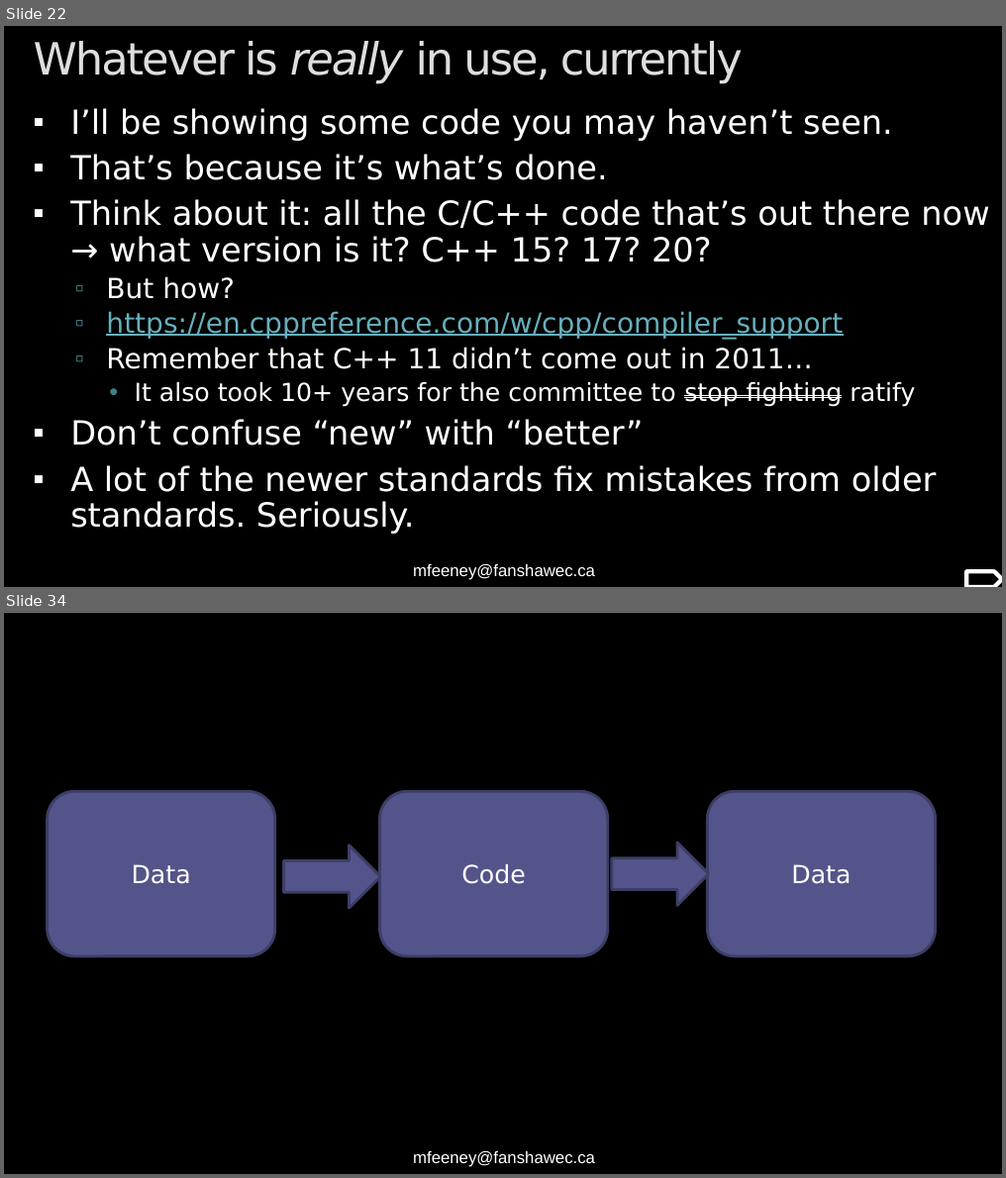
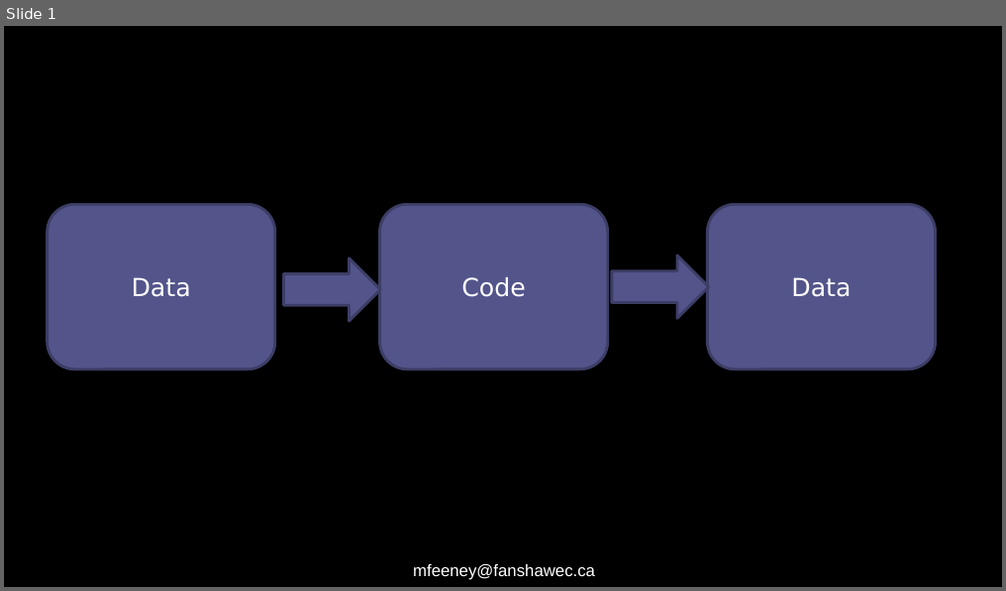
Before and after one commit to FeeneyCodes/INFO3111S24, a slide deck: Lectures/Day_02 (Thursday, May 9th, 2024)/Day_02_On_screen_Notes.pptx. Shown one above the other, each under a label of ours: slides 22 and 34 before the commit, slide 1 after it; the slides between them are not shown. The pictures are 1006x1178 and 1006x591 pixels, drawn with LibreOffice and Linux fonts; fonts in the diff are those of the drawing. Boxes give left, top, right and bottom in pixels: in the first picture for what was removed or moved away, otherwise in the second. Text is boxed around its words. In the diff, an @@ line names an element or a change of style, - is before the commit and + after.

```diff
--- a/Lectures/Day_02 (Thursday, May 9th, 2024)/Day_02_On_screen_Notes.pptx
+++ b/Lectures/Day_02 (Thursday, May 9th, 2024)/Day_02_On_screen_Notes.pptx
@@ slide 22 removed at [4, 26, 1002, 587], background #000000; not listed: 1 template element that a slide beside it also shows @@
@@ title removed at [34, 41, 743, 84] @@
-Whatever is really in use, currently
@@ text removed at [70, 108, 989, 534] @@
-▪ I’ll be showing some code you may haven’t seen.
-▪ That’s because it’s what’s done.
-▪ Think about it: all the C/C++ code that’s out there now → what version is it? C++ 15? 17? 20?
-  ▫ But how?
-  ▫ https://en.cppreference.com/w/cpp/compiler_support
-  ▫ Remember that C++ 11 didn’t come out in 2011…
-    • It also took 10+ years for the committee to stop fighting ratify
-▪ Don’t confuse “new” with “better”
-▪ A lot of the newer standards fix mistakes from older standards. Seriously.
@@ pentagon arrow removed at [967, 571, 1002, 586] @@
@@ what was slide 34 is now slide 1 @@
```
Also in this commit, not shown: 1 slide changed, 2 slides added, 35 other slides removed, 2 other files.
